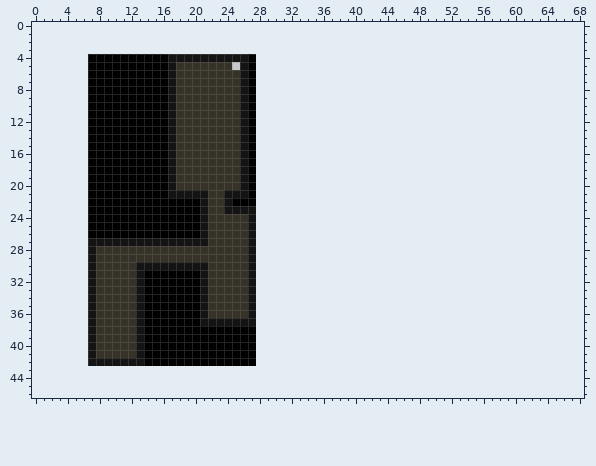
A sprite sheet gets an edit: misc/dungeon_images/output_image5.png. That is the earlier state.
The file is 84x156 pixels, drawn in blocks of 4x4; one block is one cell here. The old version is drawn lined up with the new one, on the new canvas.
The result:
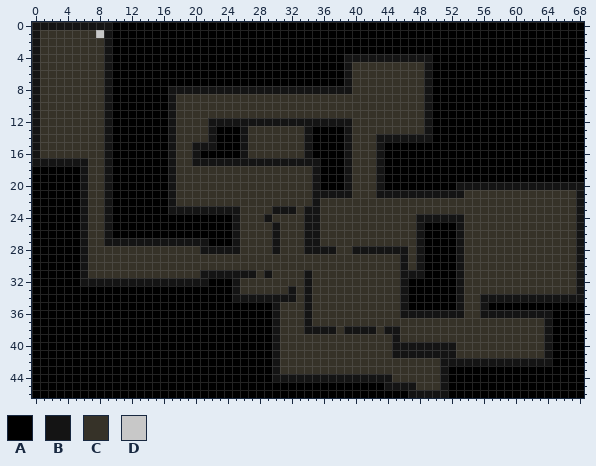
Palette (. is transparent): A #000000  B #141414  C #363228  D #c8c8c8
Difference:
canvas 21x39 -> 69x47, the old top-left corner now at 7,4
Changed rows in their new state; - is an unchanged pixel.
first column x 0:
 0 BBBBBBBBBBAAAAAAAAAAAAAAAAAAAAAAAAAAAAAAAAAAAAAAAAAAAAAAAAAAAAAAAAAAA
 1 BCCCCCCCDBAAAAAAAAAAAAAAAAAAAAAAAAAAAAAAAAAAAAAAAAAAAAAAAAAAAAAAAAAAA
 2 BCCCCCCCCBAAAAAAAAAAAAAAAAAAAAAAAAAAAAAAAAAAAAAAAAAAAAAAAAAAAAAAAAAAA
 3 BCCCCCCCCBAAAAAAAAAAAAAAAAAAAAAAAAAAAAAAAAAAAAAAAAAAAAAAAAAAAAAAAAAAA
 4 BCCCCCCCCB-------AAAAAAAAAA-AAAAAAAAAAABBBBBBBBBBBAAAAAAAAAAAAAAAAAAA
 5 BCCCCCCCCB-------AAAAAAAAAA-AAAAAAAAAAABCCCCCCCCCBAAAAAAAAAAAAAAAAAAA
 6 BCCCCCCCCB-------AAAAAAAAAA-AAAAAAAAAAABCCCCCCCCCBAAAAAAAAAAAAAAAAAAA
 7 BCCCCCCCCB-------AAAAAAAAAA-AAAAAAAAAAABCCCCCCCCCBAAAAAAAAAAAAAAAAAAA
 8 BCCCCCCCCB--------BBBBBBBB-BBBBBBBBBBBBBCCCCCCCCCBAAAAAAAAAAAAAAAAAAA
 9 BCCCCCCCCB----------------CCCCCCCCCCCCCCCCCCCCCCCBAAAAAAAAAAAAAAAAAAA
10 BCCCCCCCCB----------------CCCCCCCCCCCCCCCCCCCCCCCBAAAAAAAAAAAAAAAAAAA
11 BCCCCCCCCB----------------CCCCCCCCCCCCCCCCCCCCCCCBAAAAAAAAAAAAAAAAAAA
12 BCCCCCCCCB------------BBBB-BBBBBBBBBBBBBCCCCCCCCCBAAAAAAAAAAAAAAAAAAA
13 BCCCCCCCCB------------BAAA-CCCCCCCBAAAABCCCCCCCCCBAAAAAAAAAAAAAAAAAAA
14 BCCCCCCCCB------------BAAA-CCCCCCCBAAAABCCCBBBBBBBAAAAAAAAAAAAAAAAAAA
15 BCCCCCCCCB----------BBBAAA-CCCCCCCBAAAABCCCBAAAAAAAAAAAAAAAAAAAAAAAAA
16 BCCCCCCCCB----------BAAAAA-CCCCCCCBAAAABCCCBAAAAAAAAAAAAAAAAAAAAAAAAA
17 BBBBBBBCCB----------BBBBBB-BBBBBBBBBAAABCCCBAAAAAAAAAAAAAAAAAAAAAAAAA
18 AAAAAABCCB----------------CCCCCCCCCBAAABCCCBAAAAAAAAAAAAAAAAAAAAAAAAA
19 AAAAAABCCB----------------CCCCCCCCCBAAABCCCBAAAAAAAAAAAAAAAAAAAAAAAAA
20 AAAAAABCCB----------------CCCCCCCCCBAAABCCCBAAAAAAAAABBBBBBBBBBBBBBBB
21 AAAAAABCCB--------CCCC--CCCCCCCCCCCBBBBBCCCBBBBBBBBBBBCCCCCCCCCCCCCCB
22 AAAAAABCCB-------BCCCC--CCCCCCCCCCCBCCCCCCCCCCCCCCCCCCCCCCCCCCCCCCCCB
23 AAAAAABCCB-------BBBB-BB--CCCCBBBCBBCCCCCCCCCCCCCCCCCCCCCCCCCCCCCCCCB
24 AAAAAABCCB-----------AAAAB-CCBCCCCBBCCCCCCCCCCCCBBBBBBCCCCCCCCCCCCCCB
25 AAAAAABCCB-----------AAAAB-CCCBCCCBBCCCCCCCCCCCCBAAAABCCCCCCCCCCCCCCB
26 AAAAAABCCB-----------AAAAB-CCCBCCCBBCCCCCCCCCCCCBAAAABCCCCCCCCCCCCCCB
27 AAAAAABCC-------------AAAB-CCCBCCCBBCCCCCCCCCCCCBAAAABCCCCCCCCCCCCCCB
28 AAAAAABC-------------BBBBB-CCCBCCCBBBBCCBBBBBBBCBAAAABCCCCCCCCCCCCCCB
29 AAAAAABC-------------------CCCCCCCCCCCCCCCCCCCBCBAAAABCCCCCCCCCCCCCCB
30 AAAAAABC-----CCCCCCCCC-----CCCCCCCCCCCCCCCCCCCBCBAAAABCCCCCCCCCCCCCCB
31 AAAAAABC-----CCCCCCCC-BBBBB-CBCCCCBCCCCCCCCCCCBBBAAAABCCCCCCCCCCCCCCB
32 AAAAAAB-BBBBB-BBBBBBB-AAAB-CCCCCCCBCCCCCCCCCCCBAAAAAABCCCCCCCCCCCCCCB
33 AAAAAAAAAAAAAA-------AAAAB-CCCCCBCBCCCCCCCCCCCBAAAAAABCCCCCCCCCCCCCCB
34 AAAAAAAAAAAAAA-------AAAABB-BBBBBCBCCCCCCCCCCCBAAAAAABCCBBBBBBBBBBBBB
35 AAAAAAAAAAAAAA-------AAAAAAAAABCCCBCCCCCCCCCCCBAAAAAABCCBAAAAAAAAAAAA
36 AAAAAAAAAAAAAA-------AAAAAAAAABCCCBCCCCCCCCCCCBBBBBBBBCCBBBBBBBBBAAAA
37 AAAAAAAAAAAAAA-------AAAAAAAAABCCCBCCCCCCCCCCCCCCCCCCCCCCCCCCCCCBAAAA
38 AAAAAAAAAAAAAA--------------AABCCCBBBBCBBBBCBBCCCCCCCCCCCCCCCCCCBAAAA
39 AAAAAAAAAAAAAA--------------AABCCCCCCCCCCCCCCBCCCCCCCCCCCCCCCCCCBAAAA
40 AAAAAAAAAAAAAA--------------AABCCCCCCCCCCCCCCBBBBBBBBCCCCCCCCCCCBAAAA
41 AAAAAAAAAAAAAA--------------AABCCCCCCCCCCCCCCBBBBBBBBCCCCCCCCCCCBAAAA
42 AAAAAAAAAAAAAA--------------AABCCCCCCCCCCCCCCCCCCCCBBBBBBBBBBBBBBAAAA
43 AAAAAAAAAAAAAAAAAAAAAAAAAAAAAABCCCCCCCCCCCCCCCCCCCCBAAAAAAAAAAAAAAAAA
44 AAAAAAAAAAAAAAAAAAAAAAAAAAAAAABBBBBBBBBBBBBBBCCCCCCBAAAAAAAAAAAAAAAAA
45 AAAAAAAAAAAAAAAAAAAAAAAAAAAAAAAAAAAAAAAAAAAABBBBCCCBAAAAAAAAAAAAAAAAA
46 AAAAAAAAAAAAAAAAAAAAAAAAAAAAAAAAAAAAAAAAAAAAAAABBBBBAAAAAAAAAAAAAAAAA
